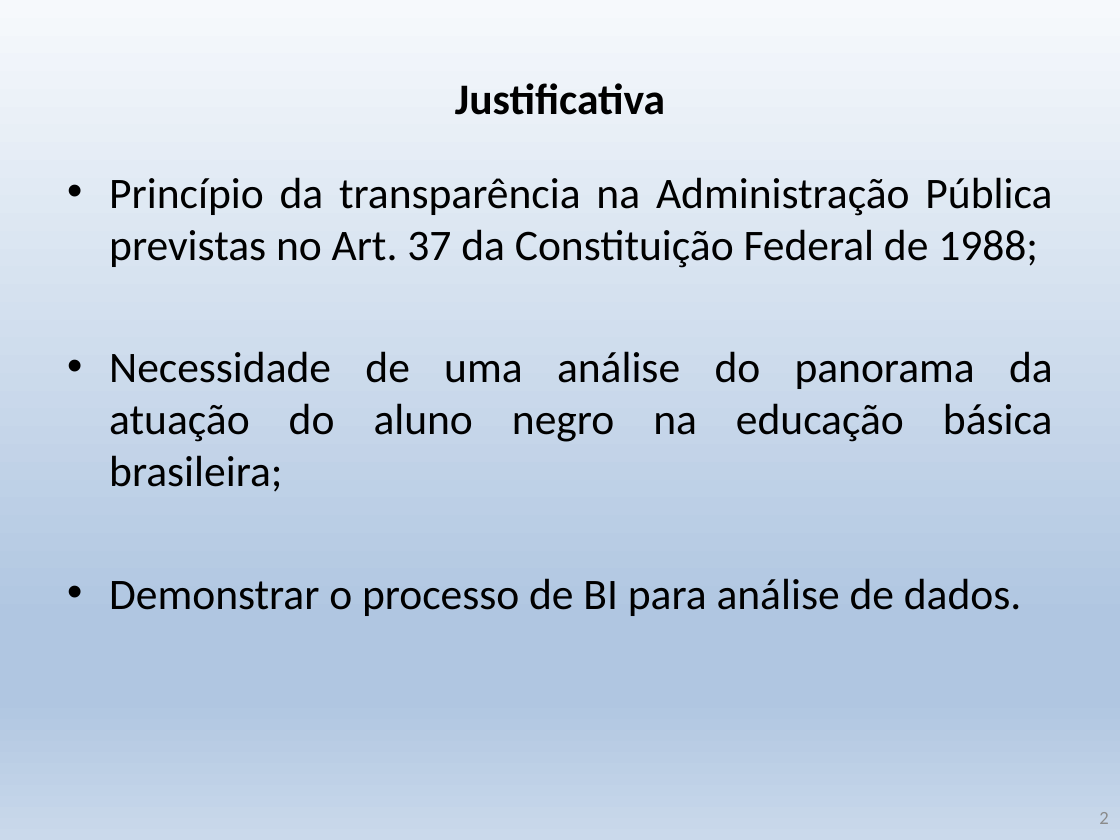
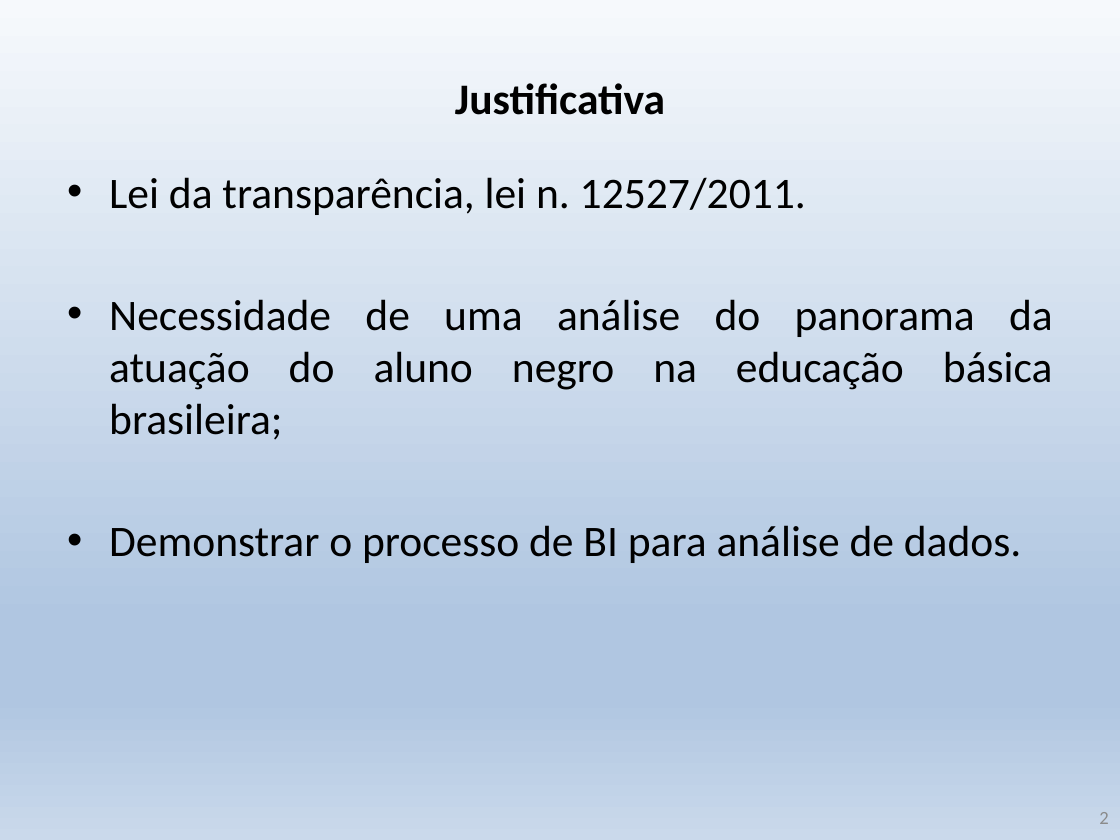
Before and after one commit to krieggerms/Analise-da-Insercao-do-Aluno-Negro-com-BI, a slide deck: slide 2 of TCC_BI_Alunos_Negros.pptx. Drawn at 1120x840 pixels with LibreOffice and Linux fonts; fonts in the diff are those of the drawing. Boxes give left, top, right and bottom in pixels: in the first picture for what was removed or moved away, otherwise in the second. Text is boxed around its words. In the diff, an @@ line names an element or a change of style, - is before the commit and + after.

```diff
--- a/TCC_BI_Alunos_Negros.pptx
+++ b/TCC_BI_Alunos_Negros.pptx
@@ text at (x1=109, y1=177, x2=806, y2=215): text changed @@
-• Princípio da transparência na Administração Pública previstas no Art. 37 da Constituição Federal de 1988;
+• Lei da transparência, lei n. 12527/2011.
```
Also in this commit, not shown: 7 other slides changed.
